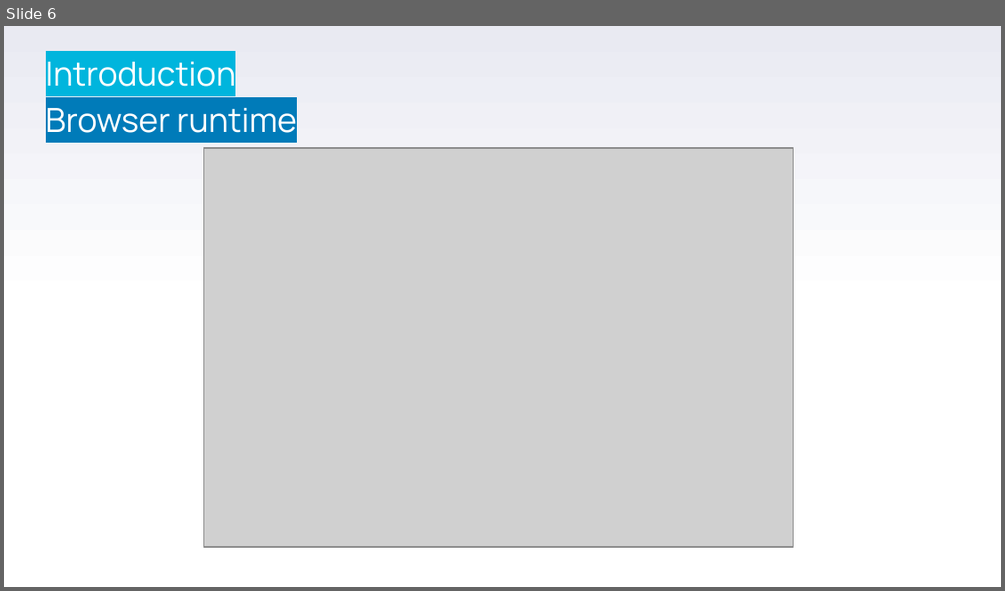
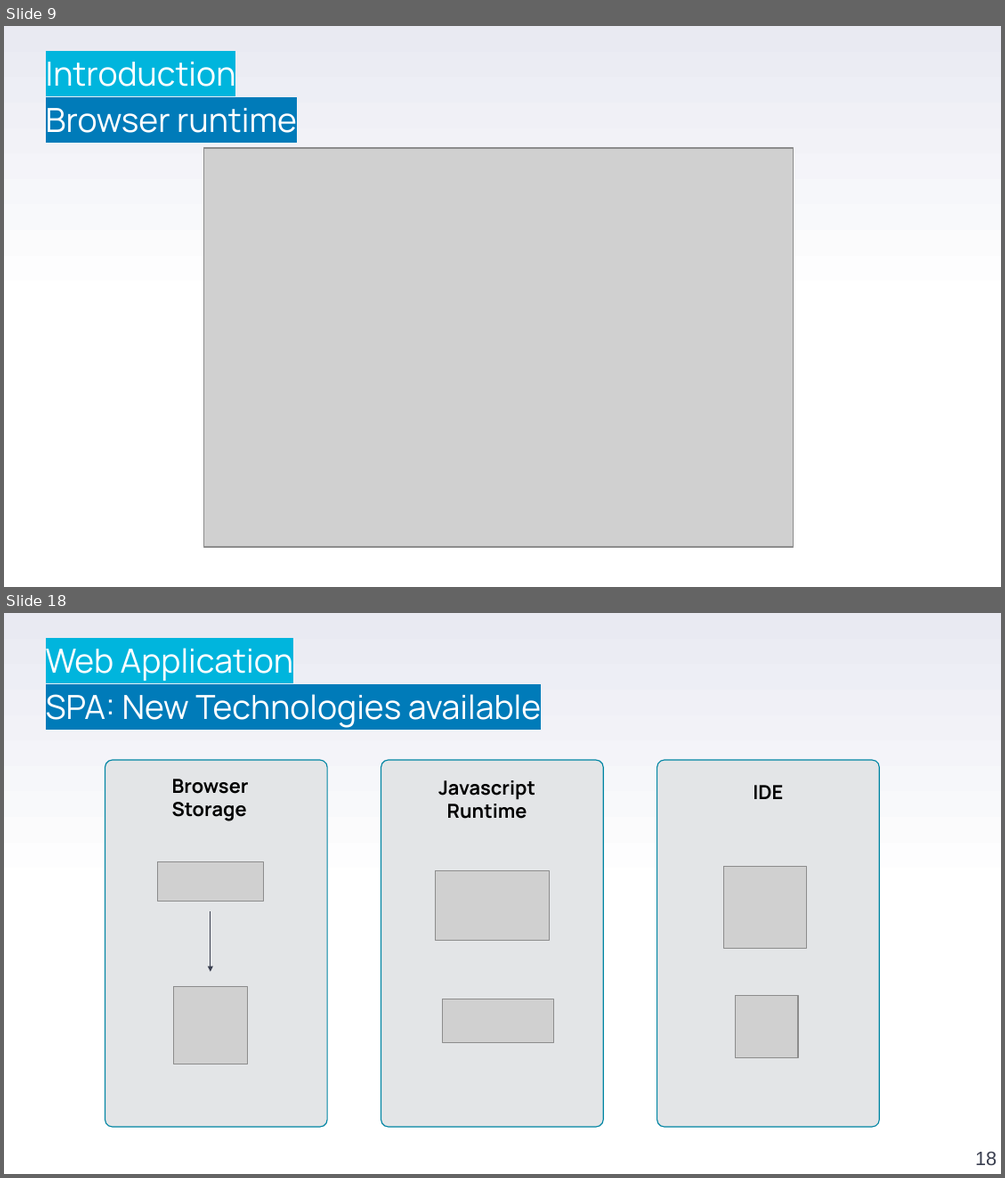
Before and after one commit to stefanofiorenza/KNITS, a slide deck: Programs/Trainings/01-FE/BasicJS/KNITS-Javascript.pptx. Shown one above the other, each under a label of ours: slide 6 before the commit, slides 9 and 18 after it; the slides between them are not shown. The pictures are 1005x591 and 1005x1178 pixels, drawn with LibreOffice and Linux fonts; fonts in the diff are those of the drawing; grey boxes stand for pictures; background and template pictures are left out. Boxes give left, top, right and bottom in pixels: in the first picture for what was removed or moved away, otherwise in the second. Text is boxed around its words. In the diff, an @@ line names an element or a change of style, - is before the commit and + after.

```diff
--- a/Programs/Trainings/01-FE/BasicJS/KNITS-Javascript.pptx
+++ b/Programs/Trainings/01-FE/BasicJS/KNITS-Javascript.pptx
@@ slide 18 added at (4, 613, 1001, 1174), background gradient #FFFFFF to #E9EAF2 @@
@@ text added at (46, 648, 541, 728), 24 pt, text #FFFFFF @@
+Web Application
+SPA: New Technologies available
@@ group added at (105, 760, 327, 1127): 2 pictures, 1 rounded rectangle, 1 arrow, 1 text @@
+Browser Storage
@@ group added at (380, 760, 603, 1127): 2 pictures, 1 rounded rectangle, 1 text @@
+Javascript Runtime
@@ group added at (657, 760, 879, 1127): 2 pictures, 1 rounded rectangle, 1 text @@
+IDE
@@ page number added at (975, 1151, 996, 1165), 14 pt, text #3A3F50 @@
+18
@@ what was slide 6 is now slide 9 @@
```
Also in this commit, not shown: 8 slides changed, 15 other slides added, 16 slides removed, 2 other files.
